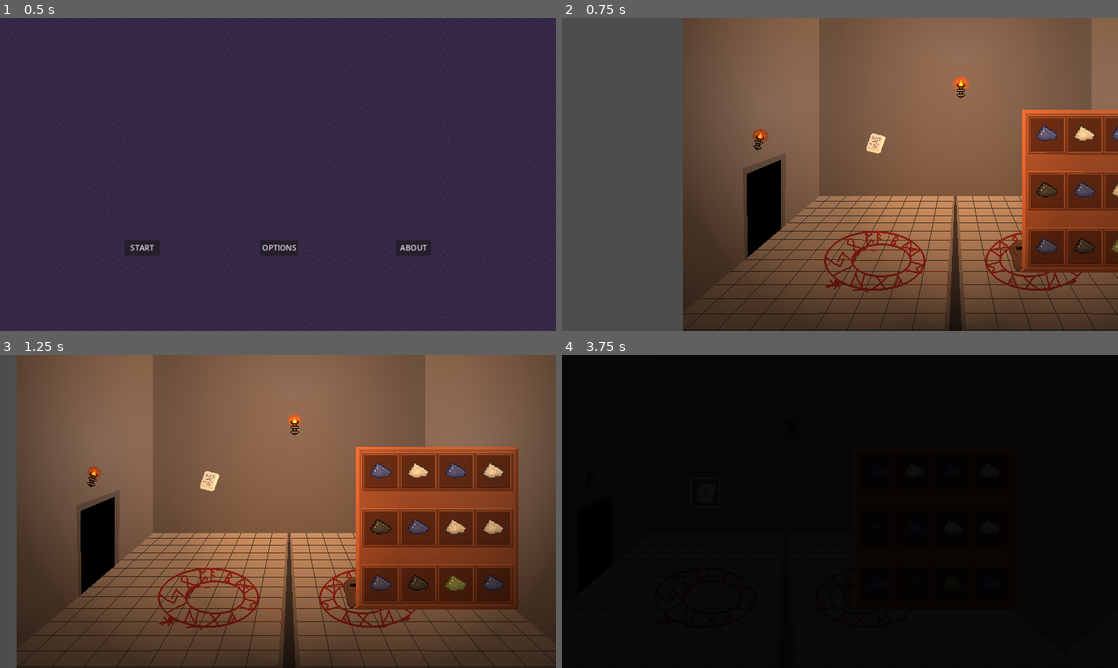
Above: before the commit, frames 1-4 (two rows, left to right).
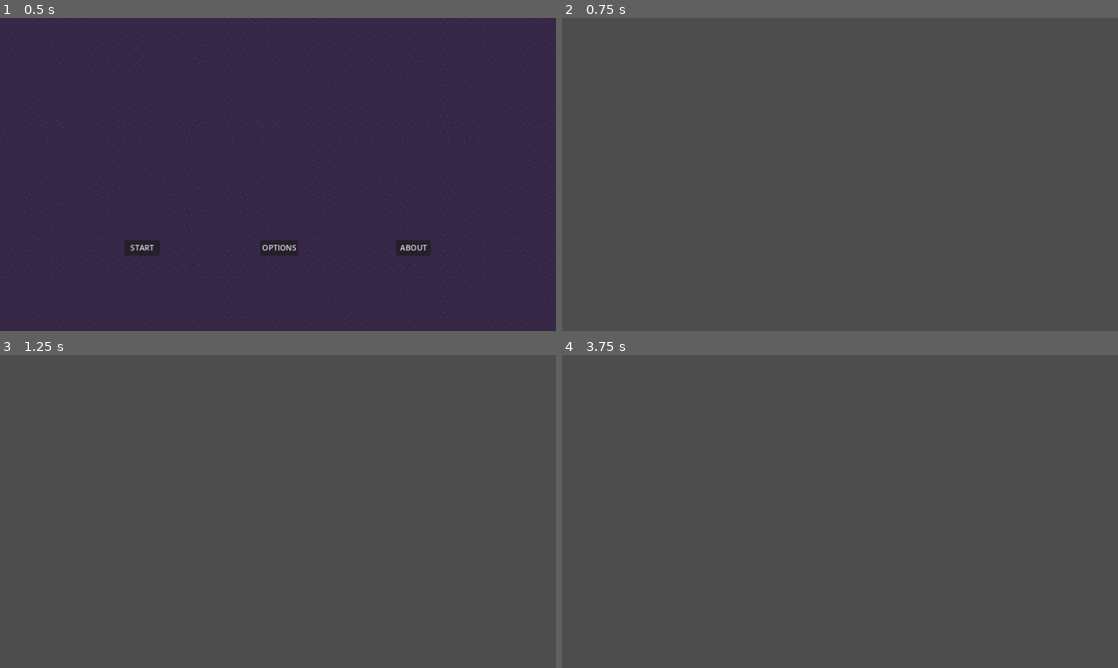
Above: after the commit, the same moments.

Repository: lewis785/ludum-dare-55
Game: Godot game, scene res://scenes/levels/main_menu.tscn
The game is run twice, just before and just after one commit, with the same random seed, the same clock (stepped at 60 frames per second) and the same inputs.
Inputs (mouse positions are in pixels of both pictures, inside the frame that each line leads up to):
- Up to frame 1 (0.5 s): no input
- Up to frame 2 (0.75 s): click "START" at 0.5 s
- Up to frame 3 (1.25 s): no input
- Up to frame 4 (3.75 s): click (773, 480) at 1.27 s; click (756, 483) at 2.02 s; click (756, 489) at 2.77 s; tap Enter at 3.5 s; drag from (928, 473) to (840, 511) at 3.52 s

Frame 1 is identical in both runs. In frame 2, 76% of the frame differs, in the area x 21-100%, y 0-100%; in frame 3, 93%; in frame 4, 100%, in the area x 0-100%, y 0-100%.
Error after the commit: Parse Error: Identifier "roomInstance1" not declared in the current scope. (res://scenes/levels/sliding_window.gd:123)

Commit message:
FIX things

Diff:
--- a/scenes/components/combat/combat_coordinator.gd
+++ b/scenes/components/combat/combat_coordinator.gd
@@ -1,6 +1,10 @@
 extends Node
 
 class_name CombatCoordinator
+
+signal fight_started()
+signal fight_win()
+signal fight_lose()
 
 @export var fighting: bool = true
 var summon: Character
@@ -12,6 +16,7 @@
 func _process(delta):
 	if summon == null || enemy == null:
 		_waiting_for_fighters()
+		fight_started.emit()
 		return
 
 	if fighting:
--- a/scenes/levels/sliding_window.gd
+++ b/scenes/levels/sliding_window.gd
@@ -1,6 +1,8 @@
 extends Node2D
 
 @onready var camera = $Camera2D
+@onready var combat_coordinator = $CombatCoordinator
+
 @export var cameraSpeed: int
 @export var wizardSpeed: int
 @export var lives: int
@@ -87,7 +89,7 @@
 		#
 	#if(nextRoom == roomsMade):
 		#if(hissSoundPlayed == 0):
-			#roomInstance.find_child("Torch0").find_child("Extinguish").play()
+			#roomInstance.find_child("Torch0").target+=1find_child("Extinguish").play()
 			#hissSoundPlayed = 1
 			##_setTorchesBrightness(notRoomInstance, 0.0)
 		#if(walkSoundPlayed == 0):
@@ -116,3 +118,12 @@
 				#roomInstance.find_child("Summon-screen").find_child("SummoningCircle").find_child("Sprite2D").play("Spawn")
 				#roomInstance1.find_child("SummoningCircleAudio").play()
 				#igniteSoundPlayed = 1
+
+func _on_combat_coordinator_fight_started():
+	roomInstance1.find_child("AudioStreamPlayer2D").stop()	#Make sure to call this when battle starts!!!
+
+func _on_combat_coordinator_fight_lose():
+	pass # Replace with function body.
+
+func _on_combat_coordinator_fight_win():
+	pass
--- a/scenes/levels/sliding_window.tscn
+++ b/scenes/levels/sliding_window.tscn
@@ -21,3 +21,13 @@
 zoom = Vector2(1.44, 1.44)
 
 [node name="CombatCoordinator" parent="." instance=ExtResource("3_ajeuy")]
+
+[node name="WinMusic" type="AudioStreamPlayer2D" parent="."]
+
+[node name="LoseMusic" type="AudioStreamPlayer2D" parent="."]
+
+[node name="FightMusic" type="AudioStreamPlayer2D" parent="."]
+
+[connection signal="fight_lose" from="CombatCoordinator" to="." method="_on_combat_coordinator_fight_lose"]
+[connection signal="fight_started" from="CombatCoordinator" to="." method="_on_combat_coordinator_fight_started"]
+[connection signal="fight_win" from="CombatCoordinator" to="." method="_on_combat_coordinator_fight_win"]
